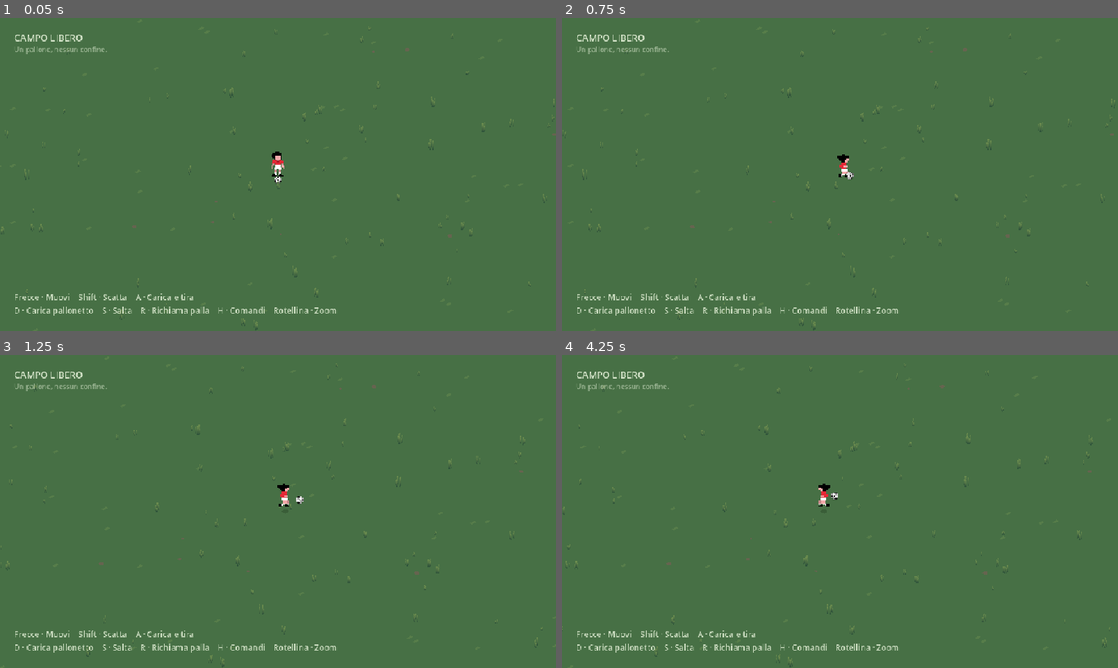
Above: before the commit, frames 1-4 (two rows, left to right).
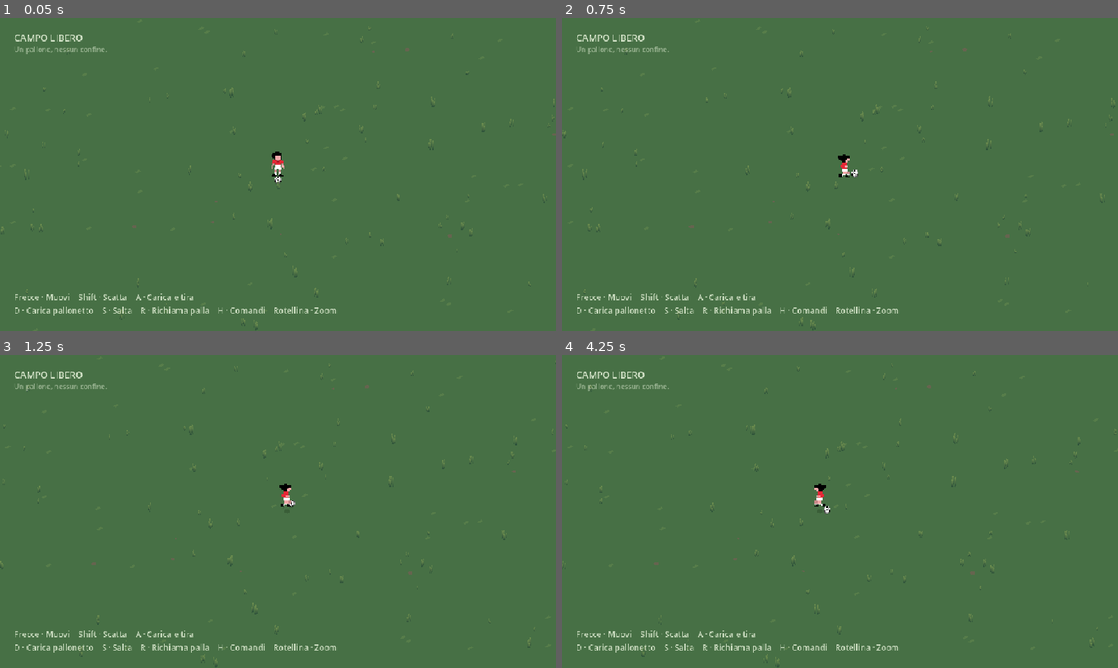
Above: after the commit, the same moments.

Repository: der1988/darkcave
Game: Godot game, scene res://scenes/football/main.tscn
Same seed, same stepped clock (60 frames per second), same inputs: the game is played once before the commit and once after it.
Inputs (mouse positions are in pixels of both pictures, inside the frame that each line leads up to):
- Up to frame 1 (0.05 s): no input
- Up to frame 2 (0.75 s): tap Enter at 0.5 s; move the mouse to (962, 158) at 0.52 s; hold Right (football_right) from 0.53 s (still down); tap Ctrl at 0.6 s; click (962, 158) at 0.67 s
- Up to frame 3 (1.25 s): keep holding Right (football_right); tap S (football_jump) at 0.77 s
- Up to frame 4 (4.25 s): release Right (football_right) at 1.25 s; drag from (728, 527) to (812, 574) at 1.27 s; move the mouse to (895, 442) at 2.02 s; hold Right (football_right) 2.03-2.75 s; hold R (football_recall) 2.03-2.75 s; tap Ctrl at 2.3, 3.8 s; drag from (812, 574) to (673, 464) at 2.77 s; move the mouse to (1006, 558) at 3.52 s; hold Left (football_left) from 3.53 s (still down); hold Shift (football_sprint) from 3.53 s (still down); tap S (football_jump) at 3.77 s

Frame 1 is identical in both runs. In frame 2, 0.2% of the frame differs, in the area x 0-100%, y 2-100%; in frame 3, 0.6%; in frame 4, 0.7%.

Commit message:
Increase player pace by 25 percent and refine lower-power shot physics

Diff:
--- a/scripts/football/ball.gd
+++ b/scripts/football/ball.gd
@@ -1,5 +1,10 @@
 class_name FootballBall
 extends RigidBody3D
+
+@export var shot_min_speed: float = 4.5
+@export var shot_max_speed: float = 11.0
+@export var air_drag: float = 0.006
+@export var rolling_deceleration: float = 1.2
 
 @onready var sprite: Sprite3D = $Sprite3D
 @onready var shadow: MeshInstance3D = $Shadow
@@ -15,13 +20,18 @@
 		state.linear_velocity = Vector3.ZERO
 		state.angular_velocity = Vector3.ZERO
 		pending_recall = Vector3.INF
+	# Quadratic air resistance, as in footballgame, in world units.
+	var speed = state.linear_velocity.length()
+	state.linear_velocity /= 1.0+air_drag*speed*state.step
 
 func _physics_process(delta: float) -> void:
 	touch_lock = maxf(0.0,touch_lock-delta)
 	# Rolling resistance on grass, distinct from air drag; gravity/bounces are native.
 	if position.y<0.23:
-		linear_velocity.x = move_toward(linear_velocity.x,0.0,1.2*delta)
-		linear_velocity.z = move_toward(linear_velocity.z,0.0,1.2*delta)
+		var planar_velocity = Vector3(linear_velocity.x,0,linear_velocity.z)
+		planar_velocity = planar_velocity.move_toward(Vector3.ZERO,rolling_deceleration*delta)
+		linear_velocity.x = planar_velocity.x
+		linear_velocity.z = planar_velocity.z
 	var planar = Vector3(linear_velocity.x,0,linear_velocity.z)
 	if planar.length()>0.08:
 		roll_phase = fposmod(roll_phase+planar.length()*delta/0.12,4.0)
@@ -53,8 +63,8 @@
 	var goal = player.position+contact_direction*0.72
 	# Feed forward the intended step: a brief body/ball contact must not stall both.
 	var target = (goal-position)*11.0+player.motion_goal
-	target = target.limit_length(player.sprint_speed+4.0)
-	var response = 1.0-exp(-10.0*delta)
+	target = target.limit_length(player.sprint_speed+2.0)
+	var response = 1.0-exp(-18.0*delta)
 	linear_velocity.x = lerpf(linear_velocity.x,target.x,response)
 	linear_velocity.z = lerpf(linear_velocity.z,target.z,response)
 	sleeping = false
@@ -64,8 +74,14 @@
 	if not (reachable(player) if lob else volley_reachable(player)):
 		return false
 	var force = clampf(power,0.0,1.0)
-	var speed = 3.16 if lob else lerpf(5.0,15.0,force)
-	linear_velocity = player.facing*speed+Vector3.UP*(lerpf(5.0,10.0,force) if lob else 0.8)
+	if lob:
+		linear_velocity = player.facing*3.16+Vector3.UP*lerpf(5.0,10.0,force)
+	else:
+		# Normalize direction before applying power, like the source football game.
+		# A ground strike stays low; a volley is driven gently down toward the turf.
+		var lift = -0.08 if position.y>0.5 else lerpf(0.04,0.10,force)
+		var direction = (player.facing+Vector3.UP*lift).normalized()
+		linear_velocity = direction*lerpf(shot_min_speed,shot_max_speed,force)
 	touch_lock = 0.4
 	controlled = false
 	sleeping = false
--- a/scripts/football/player.gd
+++ b/scripts/football/player.gd
@@ -1,8 +1,8 @@
 class_name FootballPlayer
 extends CharacterBody3D
 
-@export var walk_speed: float = 3.6
-@export var sprint_speed: float = 8.0
+@export var walk_speed: float = 4.5
+@export var sprint_speed: float = 10.0
 @export var jump_speed: float = 6.0
 @onready var shadow: MeshInstance3D = $Shadow
 @onready var sprite: Sprite3D = $Sprite3D
--- a/tests/football_test.gd
+++ b/tests/football_test.gd
@@ -64,15 +64,16 @@
 		await physics_frame
 		largest_gap = maxf(largest_gap,game.player.position.distance_to(game.ball.position))
 		max_step = maxf(max_step,game.ball.position.distance_to(previous))
+	check(Vector2(game.player.velocity.x,game.player.velocity.z).length()>4.4,"Walking is 25 percent faster while controlling the ball")
 	Input.action_release("football_down")
-	check(game.player.position.distance_to(start)>12.0,"Movement advances continuously across the field")
+	check(game.player.position.distance_to(start)>16.0,"Movement advances continuously across the field")
 	check(largest_gap<1.5 and max_step<0.2,"Dribbling rolls the native ball smoothly, without teleporting")
 	await ticks(60)
 	check(game.player.sprite.frame<8 and Vector2(game.player.velocity.x,game.player.velocity.z).length()<0.01,"Stopping returns to the original standing frame")
 	Input.action_press("football_sprint")
 	Input.action_press("football_right")
 	await ticks(40)
-	check(Vector2(game.player.velocity.x,game.player.velocity.z).length()>7.8,"Shift increases movement speed")
+	check(Vector2(game.player.velocity.x,game.player.velocity.z).length()>9.8,"Shift increases movement speed")
 	Input.action_release("football_right")
 	Input.action_press("football_left")
 	var reverse_gap = 0.0
@@ -83,8 +84,8 @@
 		reverse_gap = maxf(reverse_gap,game.player.position.distance_to(game.ball.position))
 		reverse_step = maxf(reverse_step,game.player.position.distance_to(previous))
 	print("Sprint reversal gap=",reverse_gap," step=",reverse_step)
-	check(reverse_gap<1.5 and reverse_step<0.15,"Sudden sprint reversal keeps physical foot control without a position snap")
-	check(Vector2(game.player.velocity.x,game.player.velocity.z).length()>7.8,"Player recovers full sprint after turning around the ball")
+	check(reverse_gap<1.5 and reverse_step<0.18,"Sudden sprint reversal keeps physical foot control without a position snap")
+	check(Vector2(game.player.velocity.x,game.player.velocity.z).length()>9.8,"Player recovers full sprint after turning around the ball")
 	Input.action_release("football_left")
 	Input.action_release("football_sprint")
 	await ticks(40)
@@ -94,7 +95,7 @@
 	await ticks(10)
 	command("shoot",false)
 	var tap_speed = Vector2(game.ball.linear_velocity.x,game.ball.linear_velocity.z).length()
-	check(tap_speed>5.0 and game.player.sprite.frame>=40,"Releasing a short charge kicks with the source foot pose")
+	check(tap_speed>4.5 and game.player.sprite.frame>=40,"Releasing a short charge kicks with the source foot pose")
 	check(not game.ball.controlled and game.ball.touch_lock>0.0,"A kicked ball is released from foot control")
 	command("recall")
 	await ticks(30)
@@ -104,9 +105,14 @@
 	var position_before = game.ball.position
 	command("shoot",false)
 	var charged_speed = Vector2(game.ball.linear_velocity.x,game.ball.linear_velocity.z).length()
-	check(charged_speed>tap_speed+5.0 and game.ball.position.is_equal_approx(position_before),"Full charge adds velocity, never moves the ball instantly")
+	check(charged_speed>tap_speed+4.0 and charged_speed<11.01 and game.ball.position.is_equal_approx(position_before),"Full charge adds velocity, never moves the ball instantly")
 	check(not game.charging and not game.player.charging,"Release clears charging state")
-	await ticks(600)
+	var shot_origin = game.ball.position
+	await ticks(30)
+	check(game.ball.linear_velocity.length()<charged_speed,"Air and grass resistance reduce shot speed after release")
+	await ticks(570)
+	print("Shot travel=",game.ball.position.distance_to(shot_origin))
+	check(game.ball.position.distance_to(shot_origin)>5.0 and game.ball.position.distance_to(shot_origin)<18.0,"Full shot travels a moderate distance before stopping")
 	check(game.ball.position.y>=0.19 and game.ball.linear_velocity.length()<0.25,"Grass resistance eventually stops the shot on the floor")
 	game.ball.position = game.player.position+Vector3(10,0.22,0)
 	check(not game.attempt_kick(1.0,false),"A distant ball cannot be kicked remotely")
@@ -160,7 +166,7 @@
 	var volley_position = game.ball.position
 	check(game.ball.volley_reachable(game.player),"Player can reach the lob with a running jump")
 	command("shoot",false)
-	check(game.ball.linear_velocity.y<1.0 and Vector2(game.ball.linear_velocity.x,game.ball.linear_velocity.z).length()>10.0,"Releasing charge strikes an airborne ball decisively")
+	check(game.ball.linear_velocity.y<1.0 and Vector2(game.ball.linear_velocity.x,game.ball.linear_velocity.z).length()>8.5,"Releasing charge strikes an airborne ball decisively")
 	check(game.ball.position.is_equal_approx(volley_position) and not game.ball.controlled,"Volley changes velocity without snapping or attaching the ball")
 	await ticks(1)
 	check(game.player.sprite.frame>=40,"Airborne kick pose remains visible over jump pose")
--- a/tools/capture_football.gd
+++ b/tools/capture_football.gd
@@ -12,7 +12,7 @@
 
 func shot(name: String) -> void:
 	await RenderingServer.frame_post_draw
-	assert(root.get_texture().get_image().save_png("res://screenshots/football-06/"+name+".png")==OK)
+	assert(root.get_texture().get_image().save_png("res://screenshots/football-07/"+name+".png")==OK)
 
 func run() -> void:
 	game = load("res://scenes/football/main.tscn").instantiate()
Binary file added: screenshots/football-07/01-campo-libero.png
Binary file added: screenshots/football-07/02-palla-al-piede.png
Binary file added: screenshots/football-07/03-pallonetto.png
Binary file added: screenshots/football-07/04-browser.png
Binary file added: screenshots/football-07/04-salto.png
Binary file added: screenshots/football-07/05-carica-tiro-web.png
Binary file added: screenshots/football-07/05-tiro-al-volo.png
Binary file added: screenshots/football-07/06-salto-web.png
Not shown, changed: GAME_DESIGN.md
Not shown, changed: README.md
Not shown, changed: ROADMAP.md
Not shown, changed: web/index.html
(and 1 more such lines)
